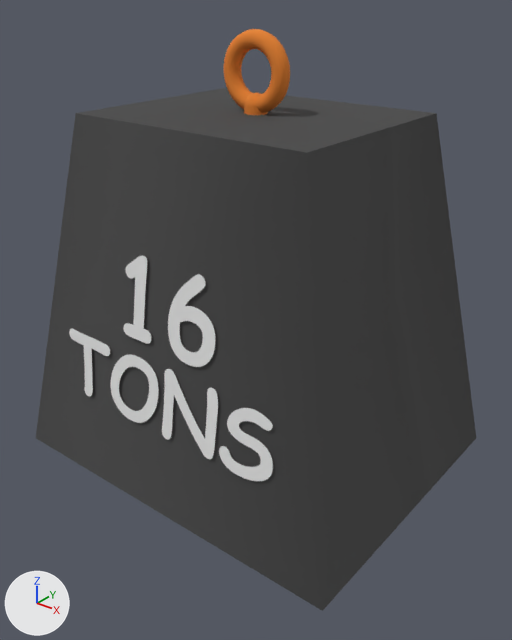
The glTF model 16tonWeight.gltf: old version first, new version second.
Rendered twice from a 50 mm camera at (1.51, -1.89, 1.77) aimed at (0.06, -0.07, 0.65). The lights are fixed; the arrows at lower left show +X, +Y and +Z. The picture after the commit comes second. Where no turn or scale is listed for an object, it has been applied to the vertices.

Before the edit, the objects in view are built like this:
```python
me_mesh_0 = bpy.data.meshes.new('Mesh_0')
me_mesh_0.from_pydata(...)  # 12 vertices, 16 faces; spans x -0.707..0.707, y -0.566..0.566, z -0.65..0.65
me_mesh_0.materials.append(mat_material_0)  # dark grey #454545
me_mesh_1 = bpy.data.meshes.new('Mesh_1')
me_mesh_1.from_pydata(...)  # 637 vertices, 1152 faces; spans x -0.13..0.13, y -0.03..0.03, z -0.13..0.13
me_mesh_1.materials.append(mat_material_1)  # orange #e5812e
me_mesh_3 = bpy.data.meshes.new('Mesh_3')
me_mesh_3.from_pydata(...)  # 4 vertices, 2 faces; spans x -0.5..0.5, y 0.0, z -0.5..0.5
me_mesh_3.materials.append(mat_material_3)
ob_cylinder = bpy.data.objects.new('Cylinder', me_mesh_0)
ob_cylinder.location = (0.0, 0.0, 0.71)
ob_plane = bpy.data.objects.new('Plane', me_mesh_3)
ob_plane.location = (0.0, -0.495, 0.608)
ob_plane.rotation_euler = (-0.146, 0.0, 0.0)  # degrees (-8.4, 0, 0)
ob_torus = bpy.data.objects.new('Torus', me_mesh_1)
ob_torus.location = (0.0, 0.0, 1.49)
```
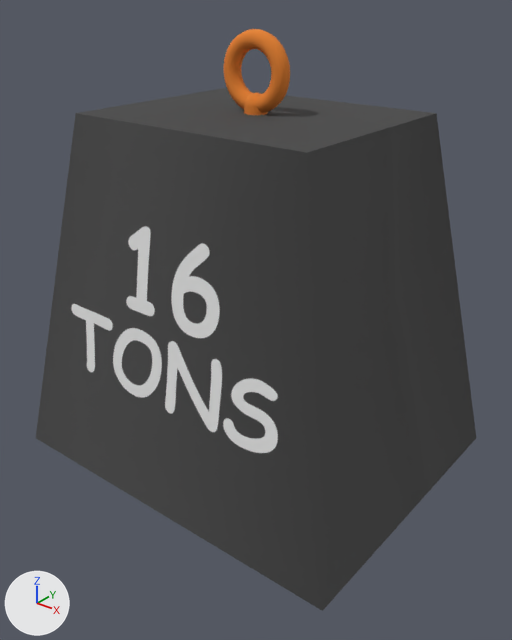
The change, as a diff of the scene's bpy script:
```diff
--- a/16tonWeight.gltf.py
+++ b/16tonWeight.gltf.py
@@ ob_plane @@
 ob_plane = bpy.data.objects.new('Plane', me_mesh_3)
-ob_plane.location = (0.0, -0.495, 0.608)
+ob_plane.location = (0.0, -0.473, 0.7)
 ob_plane.rotation_euler = (-0.146, 0.0, 0.0)  # degrees (-8.4, 0, 0)
```

Location of each change, (x1, y1, x2, y2) in pixels of the pictures (512 x 640 px):
'Plane', moved
    before: (69, 256, 273, 481)
    after: (72, 226, 278, 453)
